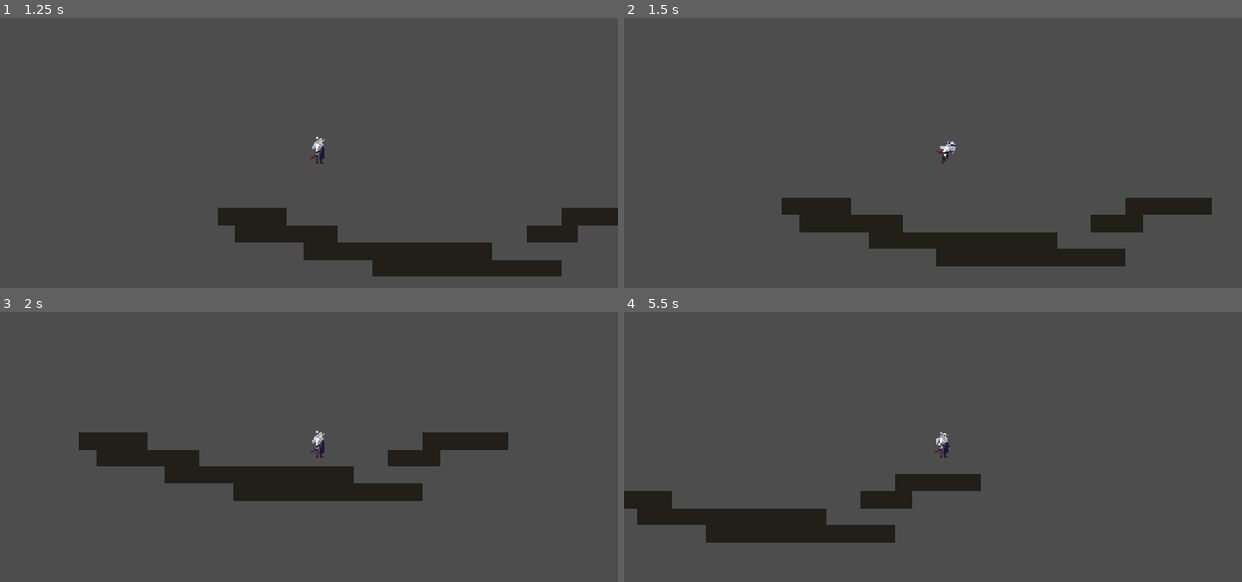
Above: before the commit, frames 1-4 (two rows, left to right).
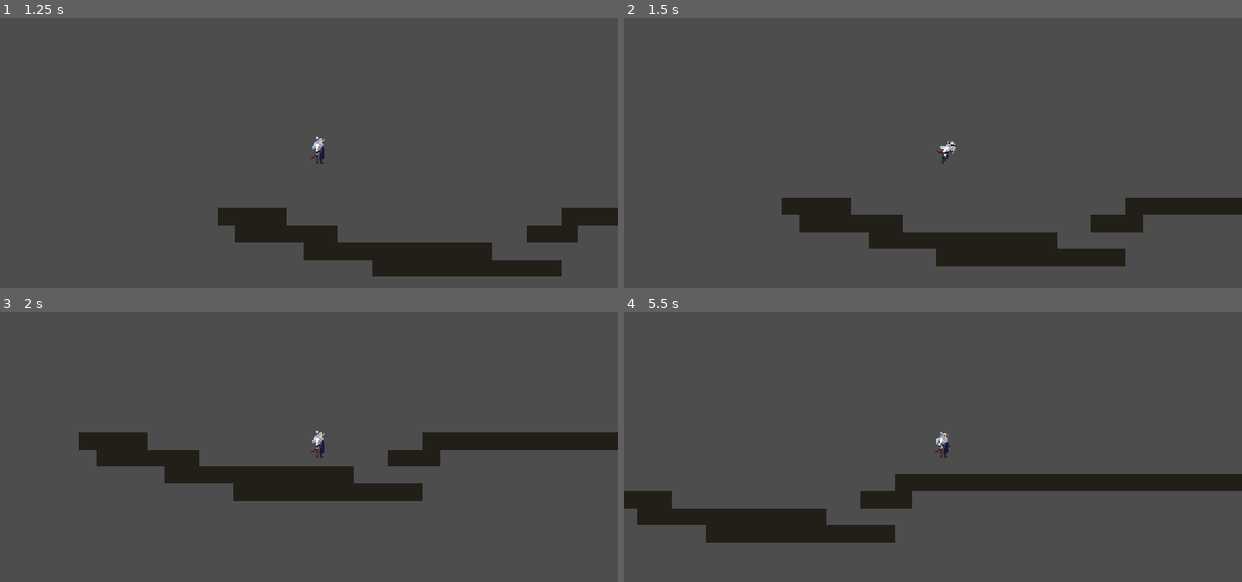
Above: after the commit, the same moments.

Repository: prayaashh/Gameeee
Game: Godot game, scene res://scenes/game.tscn
Two runs of this game, one before a commit and one after it. Both use one fixed random seed, a clock stepped at 60 frames per second and the inputs below.
Inputs:
- Up to frame 1 (1.25 s): tap Enter at 0.5 s; hold Right (move_right) from 0.53 s (still down); tap Space (attack) at 0.6 s; tap Up (jump) at 0.77, 1.07 s; tap D (dash) at 0.8 s
- Up to frame 2 (1.5 s): keep holding Right (move_right); tap D (dash) at 1.35 s
- Up to frame 3 (2 s): keep holding Right (move_right); tap Up (jump) at 1.52, 1.55, 1.82 s
- Up to frame 4 (5.5 s): release Right (move_right) at 2.03 s; hold Left (move_left) 2.03-2.78 s; tap Up (jump) at 2.1, 3.02, 3.32, 3.77, 3.8, 4.07, 4.52, 4.82 s; tap Space (attack) at 2.3, 2.85, 4.35 s; hold Right (move_right) 2.78-4.28 s; tap D (dash) at 3.05, 3.6, 5.1 s; hold Left (move_left) 4.28-5.03 s; hold Right (move_right) from 5.03 s (still down)

Frame 1 is identical in both runs. In frame 2, 0.3% of the frame differs, in the area x 95-100%, y 66-73%; in frame 3, 1.2%; in frame 4, 2.7%, in the area x 57-100%, y 60-67%.

Commit message:
layer names
changed layer names in project settings

Diff:
--- a/project.godot
+++ b/project.godot
@@ -58,6 +58,12 @@
 ]
 }
 
+[layer_names]
+
+2d_physics/layer_1="player"
+2d_physics/layer_2="world"
+2d_physics/layer_3="enemy"
+
 [physics]
 
 3d/physics_engine="Jolt Physics"
--- a/scenes/game.tscn
+++ b/scenes/game.tscn
@@ -11,4 +11,4 @@
 [node name="Camera2D" type="Camera2D" parent="player" unique_id=1988267511]
 
 [node name="TileMap" parent="." unique_id=65298574 instance=ExtResource("2_yqjtg")]
-layer_0/tile_data = PackedInt32Array(131071, 65537, 1, 65536 …(647 unchanged characters)… 537, 1, 65558, 65537, 1, 65559, 65537, 1)
+layer_0/tile_data = PackedInt32Array(131071, 65537, 1, 65536 …(647 unchanged characters)… 537, 1, 65558, 65537, 1, 65559, 65537, 1, 65560, 65537, 1, 65561, 65537, 1, 65562, 65537, 1, 65563, 65537, 1, 65564, 65537, 1, 65565, 65537, 1, 65566, 65537, 1, 65567, 65537, 1, 65568, 65537, 1, 65569, 65537, 1, 65570, 65537, 1, 65571, 65537, 1, 65572, 65537, 1, 65573, 65537, 1, 65574, 65537, 1, 65575, 65537, 1, 65576, 65537, 1, 65577, 65537, 1, 65578, 65537, 1)
--- a/scenes/player.tscn
+++ b/scenes/player.tscn
@@ -534,6 +534,8 @@
 shape = SubResource("RectangleShape2D_6i2nw")
 
 [node name="AttackHitbox" type="Area2D" parent="." unique_id=984965607]
+collision_layer = 0
+collision_mask = 4
 
 [node name="StateMachine" type="Node" parent="." unique_id=1735366348 node_paths=PackedStringArray("actor", "initial_state")]
 script = ExtResource("2_pqap4")
--- a/scenes/tile_map.tscn
+++ b/scenes/tile_map.tscn
@@ -151,6 +151,7 @@
 6:17/0 = 0
 7:17/0 = 0
 8:17/0 = 0
+3:3/0 = 0
 
 [sub_resource type="TileSet" id="TileSet_i6l4o"]
 tile_size = Vector2i(32, 32)
--- a/scripts/state_machine.gd
+++ b/scripts/state_machine.gd
@@ -33,7 +33,7 @@
 	var next: State = states.get(state_name)
 	if next == null or next == current:
 		return
-	print("Changing to: ", state_name)
+#	print("Changing to: ", state_name)
 	var previous_name: StringName = current.name if current else &""
 	if current:
 		current.exit()
